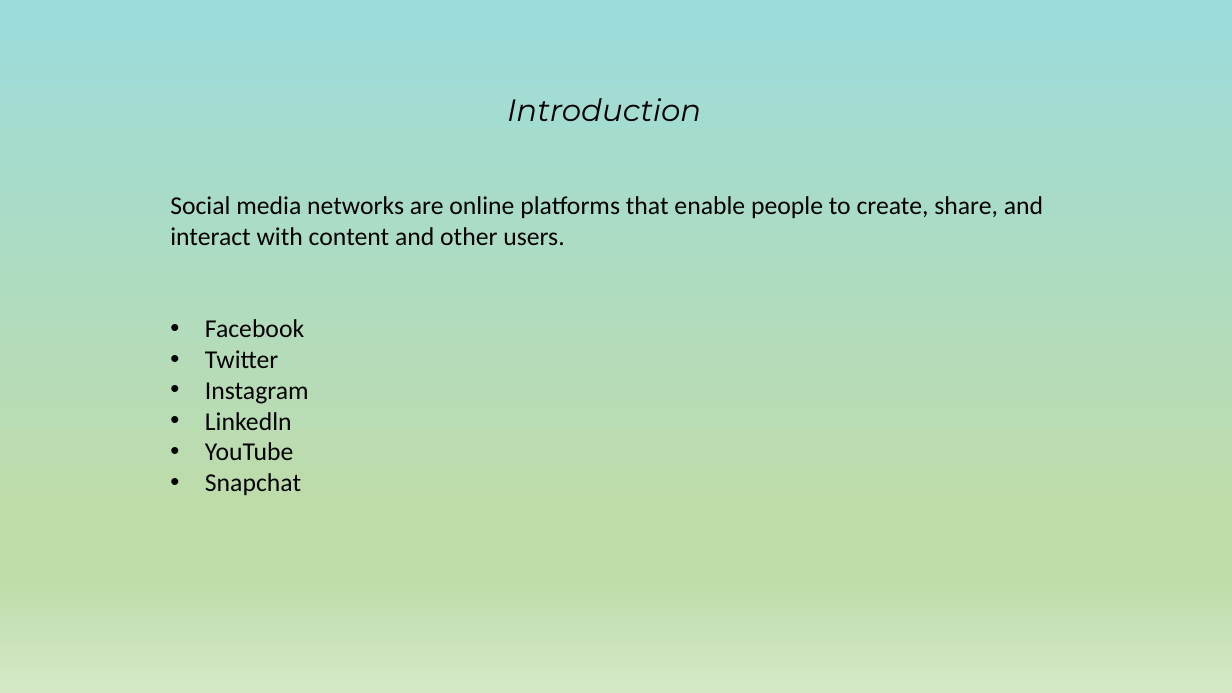
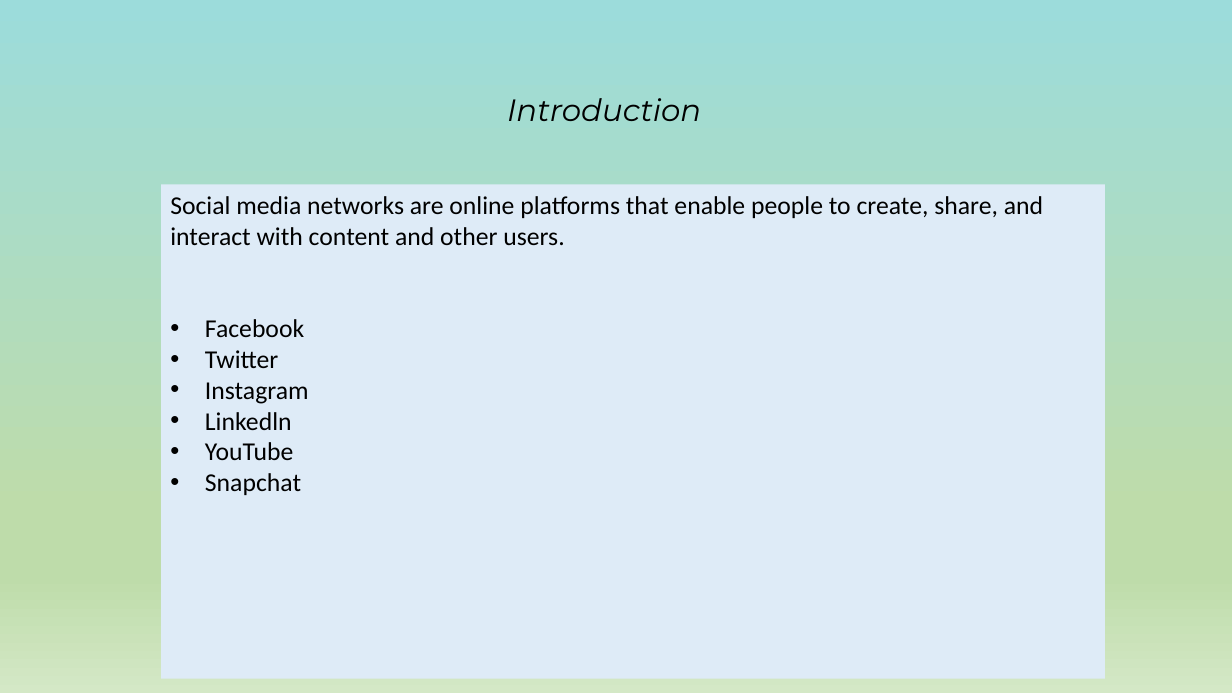
Before and after one commit to shaongitbd/socialz, a slide deck: slide 2 of Database Project.pptx. Drawn at 1232x693 pixels with LibreOffice and Linux fonts; fonts in the diff are those of the drawing. Boxes give left, top, right and bottom in pixels: in the first picture for what was removed or moved away, otherwise in the second. Text is boxed around its words. In the diff, an @@ line names an element or a change of style, - is before the commit and + after.

```diff
--- a/Database Project.pptx
+++ b/Database Project.pptx
@@ rectangle "Social media networks are online ..." resized from (x1=170, y1=196, x2=1043, y2=495) to (x1=161, y1=184, x2=1104, y2=678) @@
@@ rectangle "Social media networks are online ..." at (x1=161, y1=184, x2=1104, y2=678): fill none to #DEEBF7 @@
```
Also in this commit, not shown: 6 other slides changed, 1 slide added, 1 slide removed, 2 other files.
